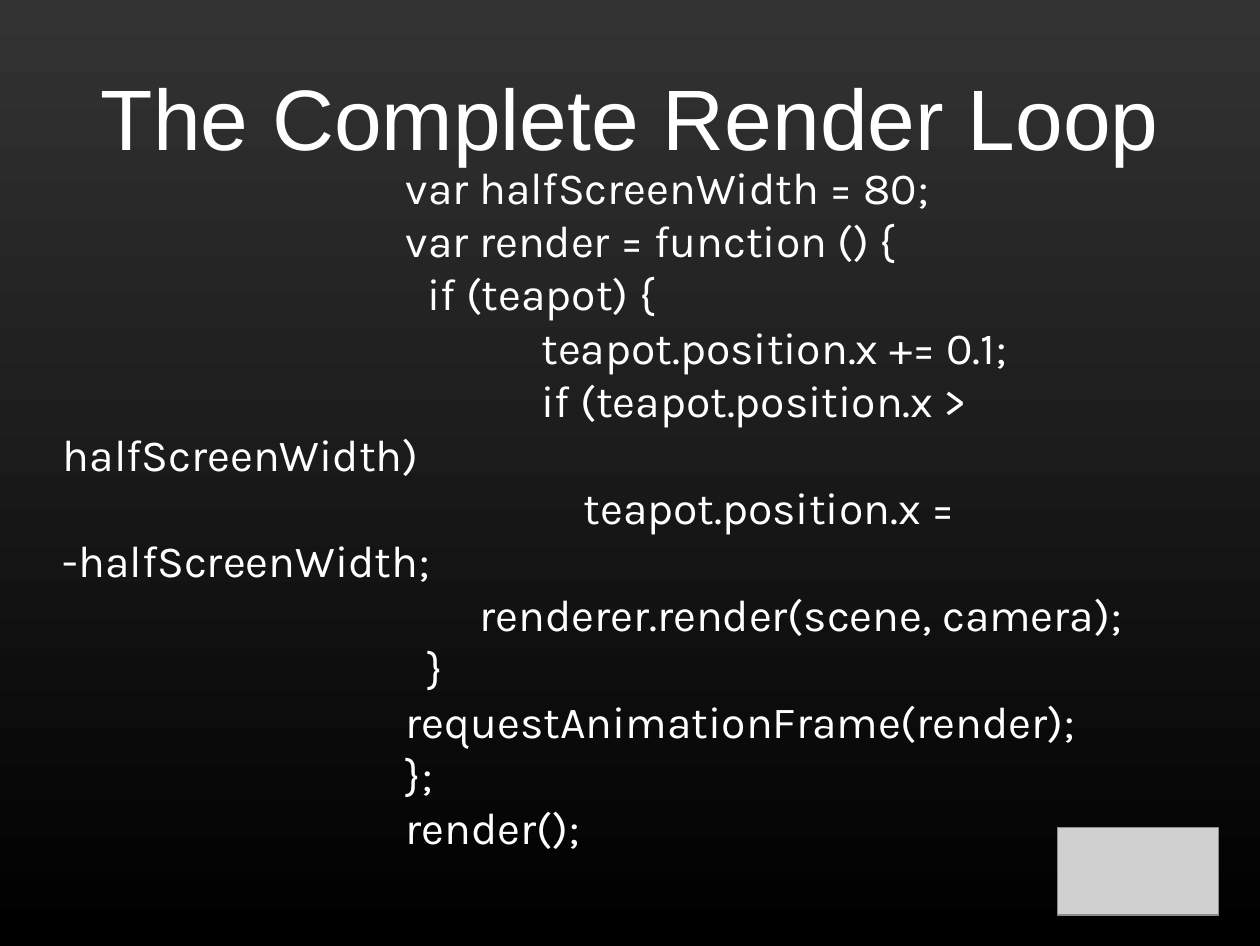
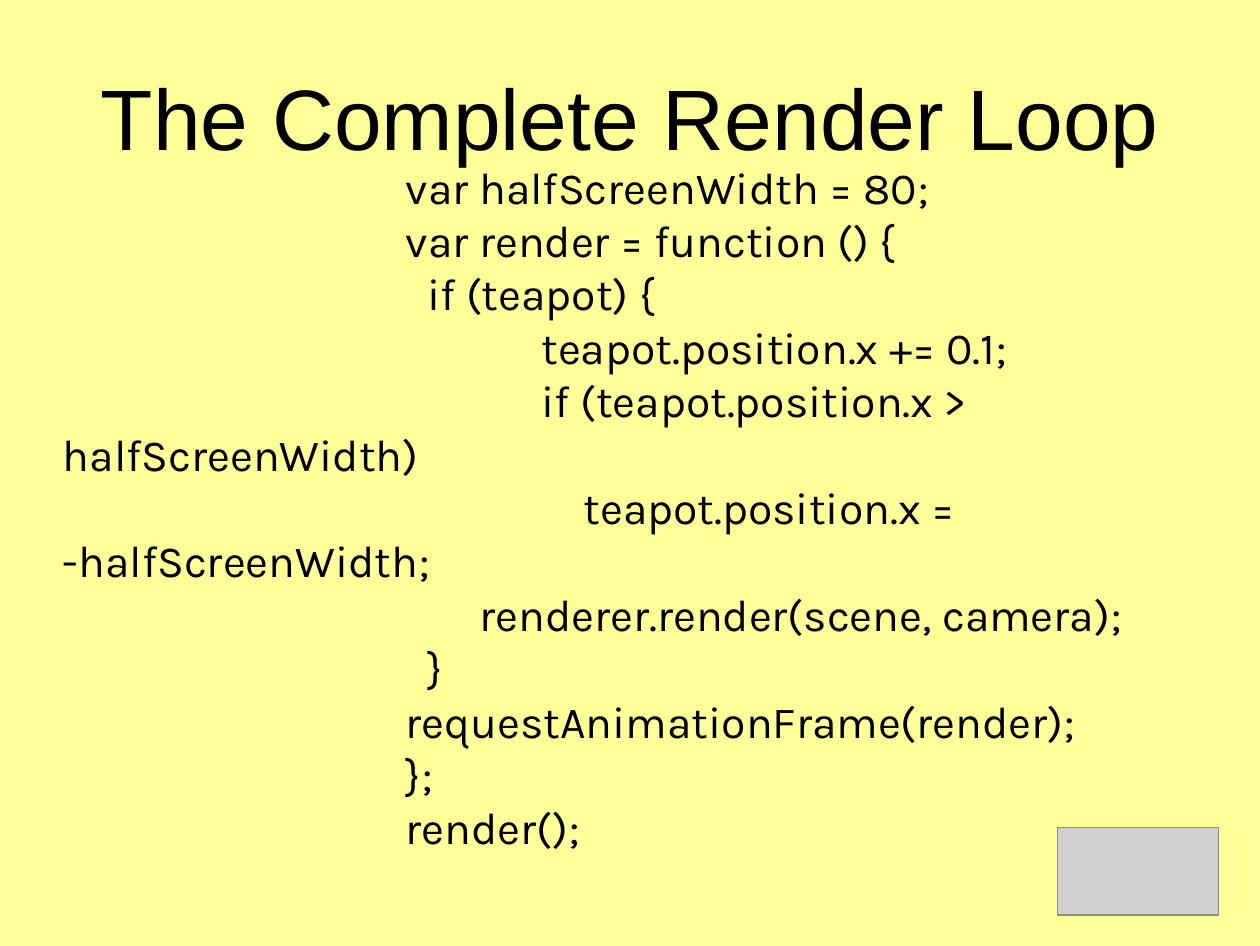
Before and after one commit to shegeek/teapots_can_fly, a slide deck: slide 31 of slides/teapots_can_fly-slides.odp. Drawn at 1260x946 pixels with LibreOffice and Linux fonts; fonts in the diff are those of the drawing; grey boxes stand for pictures. Boxes give left, top, right and bottom in pixels: in the first picture for what was removed or moved away, otherwise in the second. Text is boxed around its words. In the diff, an @@ line names an element or a change of style, - is before the commit and + after.

```diff
--- a/slides/teapots_can_fly-slides.odp
+++ b/slides/teapots_can_fly-slides.odp
@@ background gradient #333333 to #000000 to #FFFF99 @@
@@ title "The Complete Render Loop" at (101,88,1159,166): text colour #FFFFFF to #000000 @@
@@ subtitle "var halfScreenWidth = 80;" at (63,163,1122,849): text colour #FFFFFF to #000000 @@
```
Also in this commit, not shown: 27 other slides changed, 8 slides added, 7 slides removed, 2 other files.
